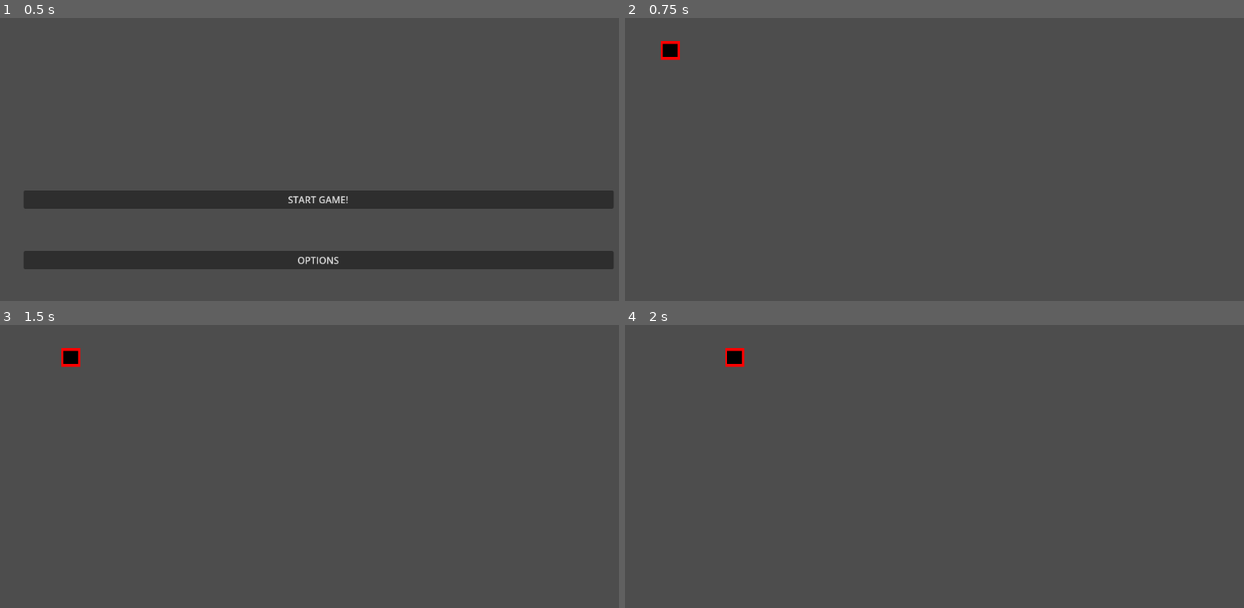
Above: before the commit, frames 1-4 (two rows, left to right).
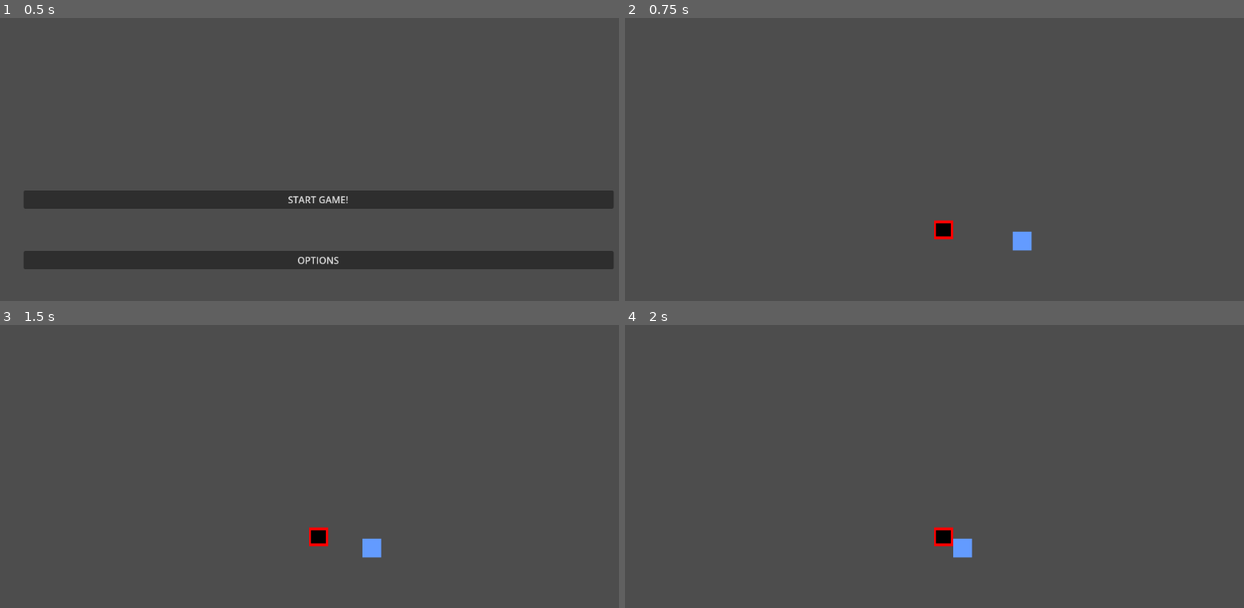
Above: after the commit, the same moments.

Repository: Pi-pol/Tachyon-race
Game: Godot game, scene res://Scenes/MainMenu.tscn
Two runs of this game, one before a commit and one after it. Both use one fixed random seed, a clock stepped at 60 frames per second and the inputs below.
Inputs (mouse positions are in pixels of both pictures, inside the frame that each line leads up to):
- Up to frame 1 (0.5 s): no input
- Up to frame 2 (0.75 s): click "START GAME!" at 0.5 s
- Up to frame 3 (1.5 s): tap Enter at 1.25 s; move the mouse to (458, 514) at 1.27 s; hold Right (ui_right) from 1.28 s (still down); click (458, 514) at 1.42 s
- Up to frame 4 (2 s): keep holding Right (ui_right)

Frame 1 is identical in both runs. In frame 2, 0.6% of the frame differs, in the area x 5-66%, y 8-83%; in frame 3, 0.6%; in frame 4, 0.6%.

Commit message:
added camera for the player

Diff:
--- a/Scenes/1stlevel.tscn
+++ b/Scenes/1stlevel.tscn
@@ -1,15 +1,25 @@
-[gd_scene load_steps=3 format=3 uid="uid://oo0vn7fcpglf"]
+[gd_scene load_steps=4 format=3 uid="uid://c44yqnwenq6m5"]
 
-[ext_resource type="PackedScene" path="res://Scenes/player.tscn" id="1_y7u1b"]
+[ext_resource type="PackedScene" uid="uid://cou6e7lwr78fq" path="res://Scenes/player.tscn" id="1_y7u1b"]
+[ext_resource type="Texture2D" uid="uid://dpb31771lqv1" path="res://sth.png" id="2_40tig"]
 
 [sub_resource type="RectangleShape2D" id="RectangleShape2D_60p0f"]
+size = Vector2(32, 32)
 
 [node name="1Stlevel" type="Node2D"]
 
 [node name="Player" parent="." instance=ExtResource("1_y7u1b")]
 
+[node name="Camera2D" type="Camera2D" parent="Player"]
+
 [node name="jakiśKamień" type="StaticBody2D" parent="."]
+position = Vector2(-2, 10)
+metadata/_edit_group_ = true
 
 [node name="CollisionShape2D" type="CollisionShape2D" parent="jakiśKamień"]
 position = Vector2(212, 64)
 shape = SubResource("RectangleShape2D_60p0f")
+
+[node name="Sprite2D" type="Sprite2D" parent="jakiśKamień"]
+position = Vector2(212, 64)
+texture = ExtResource("2_40tig")
Binary file added: sth.png
Not shown, added: sth.png.import
